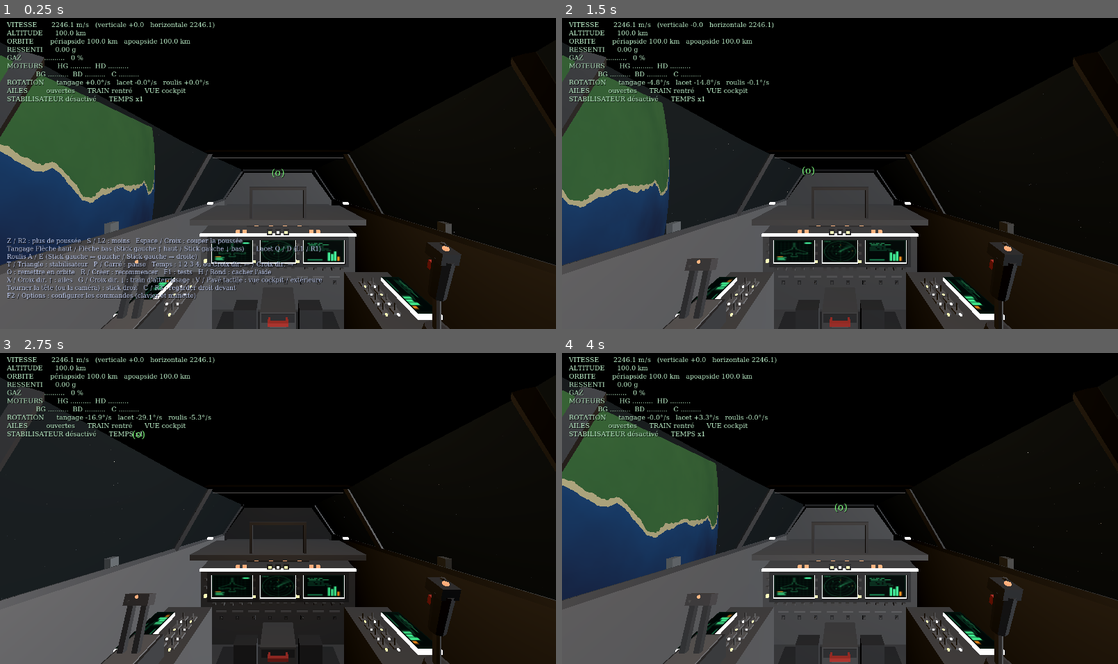
Above: before the commit, frames 1-4 (two rows, left to right).
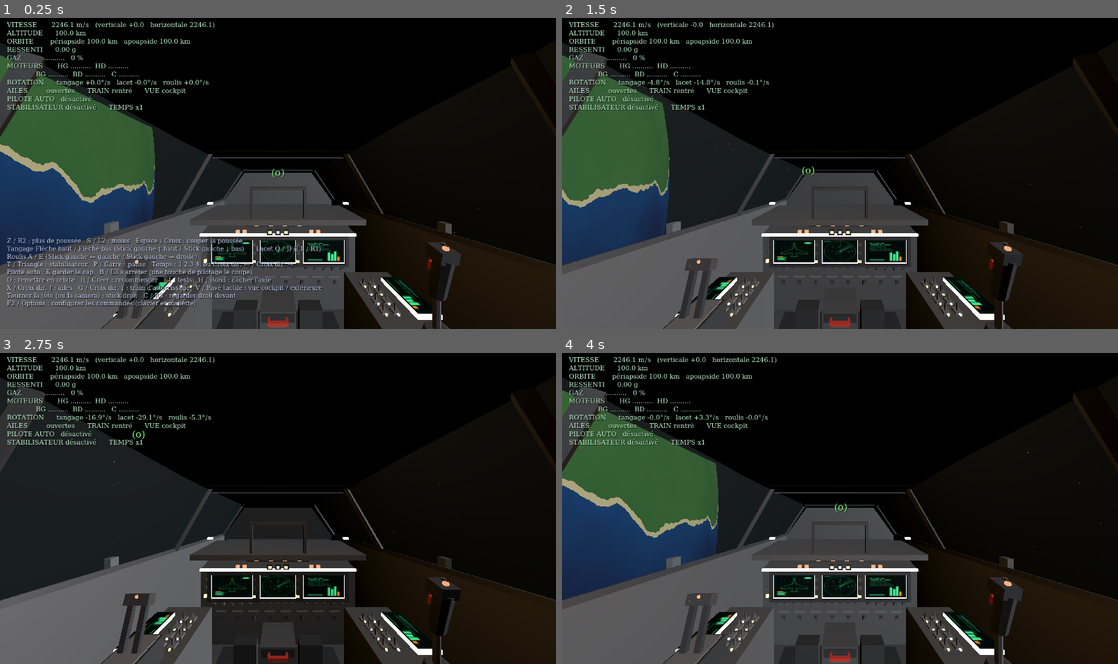
Above: after the commit, the same moments.

Repository: specialeclaudeia-beep/jeu-spatial
Game: Godot game, scene res://scenes/jeu.tscn
Same seed, same stepped clock (60 frames per second), same inputs: the game is played once before the commit and once after it.
Inputs (mouse positions are in pixels of both pictures, inside the frame that each line leads up to):
- Up to frame 1 (0.25 s): no input
- Up to frame 2 (1.5 s): tap Enter at 0.5 s; move the mouse to (962, 157) at 0.52 s; hold D (lacet_droite) 0.53-1.28 s; tap H (aide) at 0.6 s; click (962, 157) at 0.67 s; tap Space (couper_gaz) at 0.8, 1.35 s; move the mouse to (728, 189) at 1.27 s; hold Down (tangage_bas) from 1.28 s (still down)
- Up to frame 3 (2.75 s): tap S (gaz_moins) at 1.55 s; move the mouse to (333, 440) at 2.02 s; release Down (tangage_bas) at 2.03 s; hold D (lacet_droite) from 2.03 s (still down); hold S (gaz_moins) from 2.03 s (still down); tap Z (gaz_plus) at 2.3 s
- Up to frame 4 (4 s): move the mouse to (812, 570) at 2.77 s; release D (lacet_droite) at 2.78 s; release S (gaz_moins) at 2.78 s; hold Up (tangage_haut) 2.78-3.53 s; tap Z (gaz_plus) at 2.85 s; click (812, 570) at 2.92 s; tap R (recommencer) at 3.05, 3.6 s; move the mouse to (1006, 555) at 3.52 s; hold Q (lacet_gauche) from 3.53 s (still down); tap O (remettre_orbite) at 3.8 s

The runs differ from the first frame. In frame 1, 2.7% of the frame differs, in the area x 1-58%, y 25-94%; in frame 2, 0.5%; in frame 3, 0.4%; in frame 4, 0.5%.

Commit message:
Ordinateur de bord, étape 1 : garder le cap et s'arrêter (pilote automatique)
Commande de côté ajoutée à commander() ; pilote auto dans pilote_auto.gd ;
touches K et B ; tests 27-31 (31/31).

Co-Authored-By: Claude Opus 5.5 <noreply@anthropic.com>
Claude-Session: https://claude.ai/code/session_01XDnwbjjQGKYjrTRKpnxXwn

Diff:
--- a/scripts/commandes.gd
+++ b/scripts/commandes.gd
@@ -35,6 +35,8 @@
 	["roulis_gauche", "Roulis : pencher à gauche", "l:65", "a:0:-1"], # A, stick gauche gauche
 	["roulis_droite", "Roulis : pencher à droite", "l:69", "a:0:1"],  # E, stick gauche droite
 	["stabilisateur", "Stabilisateur de rotation", "l:84", "b:3"],   # T, Triangle
+	["pilote_cap", "Pilote auto : garder le cap", "l:75", ""],        # K
+	["pilote_arret", "Pilote auto : s'arrêter", "l:66", "b:7"],       # B, L3
 	["ailes", "Ouvrir / replier les ailes", "l:88", "b:11"],         # X, croix directionnelle haut
 	["train", "Sortir / rentrer le train", "l:71", "b:12"],          # G, croix directionnelle bas
 	["vue", "Vue cockpit / extérieure", "l:86", "b:20"],             # V, pavé tactile
--- a/scripts/jeu.gd
+++ b/scripts/jeu.gd
@@ -10,6 +10,7 @@
 const VaisseauPhysique = preload("res://scripts/physique/vaisseau_physique.gd")
 const Commandes = preload("res://scripts/commandes.gd")
 const EcranTouches = preload("res://scripts/ecran_touches.gd")
+const PiloteAuto = preload("res://scripts/physique/pilote_auto.gd")
 
 # =====================================================================
 # CONSTANTES
@@ -42,6 +43,8 @@
 var vaisseau
 var gaz := 0.0
 var stabilisateur := false
+var ordinateur = PiloteAuto.new()        # ordinateur de bord (pilote automatique)
+var force_cote := Vector3.ZERO       # force de côté demandée par le pilote auto (N)
 var en_pause := false
 var acc_temps := 1
 var aide_visible := true
@@ -261,6 +264,7 @@
 		+ "Tangage %s      Lacet %s\n" % [_paire("tangage_haut", "tangage_bas"), _paire("lacet_gauche", "lacet_droite")]
 		+ "Roulis %s\n" % _paire("roulis_gauche", "roulis_droite")
 		+ "%s : stabilisateur   %s : pause   Temps : %s %s %s %s, ou %s / %s\n" % [c.resume("stabilisateur"), c.resume("pause"), c.resume("temps_x1"), c.resume("temps_x10"), c.resume("temps_x100"), c.resume("temps_x1000"), c.resume("temps_moins"), c.resume("temps_plus")]
+		+ "Pilote auto : %s garder le cap   %s s'arrêter (une touche de pilotage le coupe)\n" % [c.resume("pilote_cap"), c.resume("pilote_arret")]
 		+ "%s : remettre en orbite   %s : recommencer   %s : tests   %s : cacher l'aide\n" % [c.resume("remettre_orbite"), c.resume("recommencer"), c.resume("tests"), c.resume("aide")]
 		+ "%s : ailes   %s : train d'atterrissage   %s : vue cockpit / extérieure\n" % [c.resume("ailes"), c.resume("train"), c.resume("vue")]
 		+ "Tourner la tête (ou la caméra) : %s   %s : regarder droit devant\n" % [_aide_tete(), c.resume("regard_centre")]
@@ -309,8 +313,14 @@
 		acc_temps = ACCELERATIONS_TEMPS[mini(ACCELERATIONS_TEMPS.find(acc_temps) + 1, ACCELERATIONS_TEMPS.size() - 1)]
 	if Input.is_action_just_pressed("temps_moins"):
 		acc_temps = ACCELERATIONS_TEMPS[maxi(ACCELERATIONS_TEMPS.find(acc_temps) - 1, 0)]
-	if Input.is_action_just_pressed("couper_gaz"): gaz = 0.0
+	if Input.is_action_just_pressed("couper_gaz"):
+		gaz = 0.0
+		ordinateur.activer(PiloteAuto.AUCUN, vaisseau)
 	if Input.is_action_just_pressed("stabilisateur"): stabilisateur = not stabilisateur
+	if Input.is_action_just_pressed("pilote_cap"):
+		ordinateur.activer(PiloteAuto.AUCUN if ordinateur.mode == PiloteAuto.CAP else PiloteAuto.CAP, vaisseau)
+	if Input.is_action_just_pressed("pilote_arret"):
+		ordinateur.activer(PiloteAuto.AUCUN if ordinateur.mode == PiloteAuto.ARRET else PiloteAuto.ARRET, vaisseau)
 	if Input.is_action_just_pressed("ailes"): vaisseau.ouvrir_ailes(vaisseau.ailes_consigne < 0.5)
 	if Input.is_action_just_pressed("train"): vaisseau.sortir_train(vaisseau.train_consigne < 0.5)
 	if Input.is_action_just_pressed("vue"):
@@ -321,6 +331,7 @@
 		aide_visible = not aide_visible
 		aide.visible = aide_visible
 	if Input.is_action_just_pressed("recommencer") or Input.is_action_just_pressed("remettre_orbite"):
+		ordinateur.activer(PiloteAuto.AUCUN, vaisseau)
 		gaz = 0.0
 		acc_temps = 1
 		vaisseau.placer_en_orbite(ALTITUDE_DEPART)
@@ -375,6 +386,17 @@
 	# la poussée monte ou descend d'autant plus vite qu'on appuie fort (Z / S ou gâchettes R2 / L2)
 	gaz += 0.5 * delta * (Input.get_action_strength("gaz_plus") - Input.get_action_strength("gaz_moins"))
 	gaz = clampf(gaz, 0.0, 1.0)
+	force_cote = Vector3.ZERO
+	# Pilote automatique : dès que le joueur touche aux commandes, il reprend la main.
+	if ordinateur.mode != PiloteAuto.AUCUN:
+		if t != 0.0 or l != 0.0 or r != 0.0 or Input.is_action_pressed("gaz_plus") or Input.is_action_pressed("gaz_moins"):
+			ordinateur.activer(PiloteAuto.AUCUN, vaisseau)
+		else:
+			ordinateur.calculer(vaisseau, PAS * acc_temps)
+			gaz = ordinateur.gaz
+			force_cote = ordinateur.force_cote
+			ordres = ordinateur.ordres
+			return
 	# Stabilisateur : sur chaque axe non commandé, il allume les propulseurs qui freinent la rotation.
 	# Il n'agit QUE par les propulseurs (aucune rotation imposée directement).
 	# En temps accéléré, l'ordre dure plus longtemps (PAS × acc_temps) : le stabilisateur en tient compte.
@@ -392,7 +414,7 @@
 	if en_pause or vaisseau.ecrase or ecran_touches != null:
 		return
 	_lire_ordres(delta)
-	vaisseau.commander(gaz, ordres.x, ordres.y, ordres.z)
+	vaisseau.commander(gaz, ordres.x, ordres.y, ordres.z, force_cote)
 	if acc_temps == 1:
 		vaisseau.pas(PAS)
 	else:
@@ -521,6 +543,7 @@
 	lignes.append("ROTATION      tangage %+.1f°/s   lacet %+.1f°/s   roulis %+.1f°/s" % [w.x, w.y, w.z])
 	lignes.append("AILES         %s      TRAIN %s      VUE %s" % [_etat(vaisseau.ailes, vaisseau.ailes_consigne, "ouvertes", "repliées"),
 		_etat(vaisseau.train, vaisseau.train_consigne, "sorti", "rentré"), "cockpit" if vue_interieure else "extérieure"])
+	lignes.append("PILOTE AUTO   %s" % ordinateur.nom_mode())
 	lignes.append("STABILISATEUR %s      TEMPS x%d%s" % ["activé" if stabilisateur else "désactivé", acc_temps, "   (PAUSE)" if en_pause else ""])
 	hud.text = "\n".join(lignes)
 	if vaisseau.ecrase:
--- /dev/null
+++ b/scripts/physique/pilote_auto.gd
@@ -0,0 +1,130 @@
+extends RefCounted
+## Ordinateur de bord : pilote automatique (étape 1 : garder le cap, s'arrêter).
+##
+## Aucune physique magique : le pilote ne touche jamais à la position, à la vitesse ou à la
+## rotation du vaisseau. Il calcule seulement les mêmes ordres qu'un pilote humain (gaz, tangage,
+## lacet, roulis) et une force de côté, puis le calcul automatique des poussées les répartit
+## entre les vrais moteurs et propulseurs.
+##
+## Modes :
+##   AUCUN  : le joueur pilote.
+##   CAP    : garde le nez pointé dans la direction qu'il avait à l'activation (roulis compris).
+##   ARRET  : annule la vitesse par rapport à la planète. Près d'une planète, il compense aussi la
+##            gravité : le vaisseau finit en vol stationnaire, nez vers le haut, sur ses moteurs.
+
+enum { AUCUN, CAP, ARRET }
+
+const ACC_MAX := 3.0 * 9.80665   # m/s² : le pilote ne pousse pas plus fort que 3 g (confort)
+const TEMPS_ARRET := 3.0         # s : sans limite, la vitesse serait divisée par e toutes les 3 s
+const VITESSE_ARRETE := 0.05     # m/s : en dessous, dans le vide, on considère le vaisseau arrêté
+const GAIN_ANGLE := 1.5          # rad/s de rotation voulus par radian d'écart (près du but)
+const MARGE_FREIN := 0.6         # on ne compte que sur 60 % de la rotation maximale pour freiner
+const TEMPS_REPONSE := 0.25      # s : temps pour corriger la vitesse de rotation
+const FORCE_COTE_MAX := 10000.0  # N : ce que les petits propulseurs donnent de côté sans peiner
+const ANGLE_POUSSEE := 0.5       # rad (~30°) : au-delà de cet écart, les moteurs restent coupés
+
+var mode := AUCUN
+var cible := Quaternion.IDENTITY   # orientation à garder (mode CAP)
+var gaz := 0.0
+var ordres := Vector3.ZERO         # tangage, lacet, roulis (-1..1)
+var force_cote := Vector3.ZERO     # N, repère du vaisseau
+var arrete := false                # mode ARRET : vitesse annulée
+
+
+func activer(m: int, v) -> void:
+	mode = m
+	cible = v.orientation
+	arrete = false
+	gaz = 0.0
+	ordres = Vector3.ZERO
+	force_cote = Vector3.ZERO
+
+
+func nom_mode() -> String:
+	match mode:
+		CAP: return "garder le cap"
+		ARRET: return "vaisseau arrêté" if arrete else "s'arrêter"
+	return "désactivé"
+
+
+## Calcule les ordres pour la prochaine image. duree_s = durée pendant laquelle l'ordre restera
+## le même (une image, plus longue en temps accéléré).
+func calculer(v, duree_s: float) -> void:
+	gaz = 0.0
+	force_cote = Vector3.ZERO
+	match mode:
+		CAP:
+			ordres = _ordres_orientation(v, cible, duree_s)
+		ARRET:
+			_calculer_arret(v, duree_s)
+		_:
+			ordres = Vector3.ZERO
+
+
+func _calculer_arret(v, duree_s: float) -> void:
+	var vit := Vector3(v.vx, v.vy, v.vz)
+	var g_arr: Array = v.gravite(v.px, v.py, v.pz) if v.gm > 0.0 else [0.0, 0.0, 0.0]
+	var g := Vector3(g_arr[0], g_arr[1], g_arr[2])
+	if v.au_sol:
+		arrete = true
+		ordres = v.ordres_stabilisateur(duree_s)
+		return
+	if g.length() < 1e-6 and vit.length() < VITESSE_ARRETE:
+		# dans le vide : arrêté. On garde l'orientation actuelle sans pousser.
+		if not arrete:
+			cible = v.orientation
+		arrete = true
+		ordres = _ordres_orientation(v, cible, duree_s)
+		return
+	arrete = vit.length() < VITESSE_ARRETE
+	# accélération voulue : freiner la vitesse, et compenser la gravité
+	var a := -vit / TEMPS_ARRET - g
+	if a.length() > ACC_MAX:
+		a = a.normalized() * ACC_MAX
+	# les moteurs poussent vers le nez (-Z) : on tourne le nez dans la direction de « a »,
+	# par le plus court chemin (le roulis n'est pas imposé)
+	var base := Basis(v.orientation)
+	var nez: Vector3 = -base.z
+	if a.length() > 1e-6:
+		var dir := a.normalized()
+		var axe := nez.cross(dir)
+		var angle := nez.angle_to(dir)
+		if axe.length() > 1e-9 and angle > 1e-9:
+			cible = (Quaternion(axe.normalized(), angle) * v.orientation).normalized()
+		elif angle > PI - 1e-3:   # exactement à l'opposé : on bascule par le tangage
+			cible = (Quaternion(base.x, PI) * v.orientation).normalized()
+		else:
+			cible = v.orientation
+		ordres = _ordres_orientation(v, cible, duree_s)
+		# poussée : seulement quand le nez est à peu près dans la bonne direction
+		var ecart := nez.angle_to(dir)
+		var alignement := clampf(1.0 - ecart / ANGLE_POUSSEE, 0.0, 1.0)
+		var a_nez := a.dot(nez)
+		gaz = clampf(a_nez * v.masse / v.poussee_avant_max, 0.0, 1.0) * alignement
+		# ce que les moteurs ne donnent pas de côté, les petits propulseurs le complètent
+		var reste: Vector3 = base.inverse() * (a * v.masse)
+		force_cote = Vector3(reste.x, reste.y, 0.0).limit_length(FORCE_COTE_MAX)
+	else:
+		ordres = _ordres_orientation(v, v.orientation, duree_s)
+
+
+## Ordres de rotation pour amener le vaisseau sur l'orientation « but ».
+## On choisit une vitesse de rotation voulue sur chaque axe : assez lente pour pouvoir freiner
+## à temps avec les propulseurs, puis on demande la rotation qui y mène.
+func _ordres_orientation(v, but: Quaternion, duree_s: float) -> Vector3:
+	var q: Quaternion = v.orientation.inverse() * but
+	if q.w < 0.0:
+		q = -q
+	var e := Vector3.ZERO   # écart d'angle (rad), repère du vaisseau
+	var s := sqrt(maxf(0.0, 1.0 - q.w * q.w))
+	if s > 1e-9:
+		e = Vector3(q.x, q.y, q.z) / s * (2.0 * acos(clampf(q.w, -1.0, 1.0)))
+	var o := Vector3.ZERO
+	for k in 3:
+		var acc_max: float = v.couple_max[k] / v.inertie[k]   # rad/s² avec l'ordre 1
+		if acc_max <= 0.0:
+			continue
+		var w_voulu := signf(e[k]) * minf(GAIN_ANGLE * absf(e[k]), sqrt(2.0 * MARGE_FREIN * acc_max * absf(e[k])))
+		var t := maxf(TEMPS_REPONSE, 2.0 * duree_s)
+		o[k] = clampf((w_voulu - v.omega[k]) / (acc_max * t), -1.0, 1.0)
+	return o
--- a/scripts/physique/vaisseau_physique.gd
+++ b/scripts/physique/vaisseau_physique.gd
@@ -230,10 +230,13 @@
 		_niveaux[i] = 0.0
 
 
-func commander(gaz: float, tangage: float, lacet: float, roulis: float) -> void:
+## force_cote : force voulue en plus (newtons, repère du vaisseau) pour pousser de côté (x),
+## vers le haut ou le bas (y). Les petits propulseurs la donnent, sans faire tourner le vaisseau.
+## Sert au pilote automatique. Si elle dépasse ce que les propulseurs peuvent, on fait au mieux.
+func commander(gaz: float, tangage: float, lacet: float, roulis: float, force_cote := Vector3.ZERO) -> void:
 	gaz = clampf(gaz, 0.0, 1.0)
 	# objectif, dans la même échelle que les colonnes
-	var but := PackedFloat64Array([0.0, 0.0, -gaz * poussee_avant_max / _echelle_force,
+	var but := PackedFloat64Array([force_cote.x / _echelle_force, force_cote.y / _echelle_force, -gaz * poussee_avant_max / _echelle_force,
 		POIDS_ROTATION * clampf(tangage, -1.0, 1.0),
 		POIDS_ROTATION * clampf(lacet, -1.0, 1.0),
 		POIDS_ROTATION * clampf(roulis, -1.0, 1.0)])
--- a/scripts/tests_physique.gd
+++ b/scripts/tests_physique.gd
@@ -4,6 +4,7 @@
 
 const VaisseauPhysique = preload("res://scripts/physique/vaisseau_physique.gd")
 const Commandes = preload("res://scripts/commandes.gd")
+const PiloteAuto = preload("res://scripts/physique/pilote_auto.gd")
 const R := 600000.0
 const GM := 9.81 * 600000.0 * 600000.0
 
@@ -275,6 +276,7 @@
 	_tests_position_valide()
 	_tests_commandes()
 	_tests_modele_v12()
+	_tests_pilote_auto()
 
 	var duree := (Time.get_ticks_msec() - debut) / 1000.0
 	var couleur := "#5fe08a" if reussis == total else "#ffcc55"
@@ -539,3 +541,104 @@
 	c = Commandes.new()
 	c.charger()
 	c.appliquer()
+
+
+# =====================================================================
+# TESTS : ORDINATEUR DE BORD (pilote automatique, étape 1)
+# =====================================================================
+## Une image du jeu avec le pilote auto : il calcule ses ordres, le vaisseau les exécute.
+func _image_pilote(v, p, acc: int) -> void:
+	p.calculer(v, acc / 120.0)
+	v.commander(p.gaz, p.ordres.x, p.ordres.y, p.ordres.z, p.force_cote)
+	var n: int = mini(acc, 25)
+	for i in n:
+		v.pas(acc / 120.0 / n)
+
+
+func _ecart_angle(a: Quaternion, b: Quaternion) -> float:
+	return rad_to_deg(a.angle_to(b))
+
+
+func _tests_pilote_auto() -> void:
+	# 27. Commande « pousser de côté » : les petits propulseurs donnent la force sans tourner
+	var v = _nouveau(false)
+	v.commander(0.0, 0.0, 0.0, 0.0, Vector3(8000.0, 20000.0, 0.0))
+	var e: Array = v.effet_propulseurs()
+	var f: Vector3 = e[0]
+	var c: Vector3 = e[1]
+	var ok: bool = absf(f.x - 8000.0) < 400.0 and absf(f.y - 20000.0) < 1000.0 and c.length() < 0.05 * v.couple_max.x
+	_resultat(ok, "Commande de côté (pour le pilote auto)",
+		"Demandé 8 kN à droite et 20 kN vers le haut : obtenu %.1f kN et %.1f kN, rotation parasite %.0f N·m (%.1f %% du maximum, le pilote auto la corrige)." % [f.x / 1000.0, f.y / 1000.0, c.length(), 100.0 * c.length() / v.couple_max.x])
+
+	# 28. Garder le cap : le vaisseau tourne vite dans tous les sens, le pilote revient à la
+	#     direction gardée et s'y arrête, rien qu'avec les propulseurs
+	v = _nouveau(false)
+	var p = PiloteAuto.new()
+	p.activer(PiloteAuto.CAP, v)
+	var garde: Quaternion = v.orientation
+	v.omega = Vector3(0.3, -0.25, 0.6)
+	for i in 120 * 60:
+		_image_pilote(v, p, 1)
+	var ecart: float = _ecart_angle(v.orientation, garde)
+	_resultat(ecart < 0.2 and v.omega.length() < 1e-3,
+		"Pilote auto : garder le cap",
+		"Lancé en rotation à %.0f°/s : après 60 s, écart %.3f° avec le cap gardé, rotation %.4f°/s." % [rad_to_deg(Vector3(0.3, -0.25, 0.6).length()), ecart, rad_to_deg(v.omega.length())])
+
+	# 29. Garder le cap en orbite pendant 20 minutes (le gradient de gravité tire dessus),
+	#     en temps accéléré x10
+	v = _nouveau(true)
+	v.placer_en_orbite(100000.0)
+	p = PiloteAuto.new()
+	p.activer(PiloteAuto.CAP, v)
+	garde = v.orientation
+	var pire := 0.0
+	for i in 12 * 60 * 20:
+		_image_pilote(v, p, 10)
+		pire = maxf(pire, _ecart_angle(v.orientation, garde))
+	_resultat(pire < 0.5 and _valide(v), "Pilote auto : garder le cap en orbite (x10)",
+		"20 min en orbite à 100 km : plus grand écart %.3f° (attendu < 0,5°)." % pire)
+
+	# 30. S'arrêter dans le vide : vitesse et orientation au hasard au départ
+	var hasard := RandomNumberGenerator.new()
+	hasard.seed = 7
+	var pire_v := 0.0
+	var pire_t := 0.0
+	var pire_g := 0.0
+	for essai in 5:
+		v = _nouveau(false)
+		v.vx = hasard.randf_range(-300.0, 300.0)
+		v.vy = hasard.randf_range(-300.0, 300.0)
+		v.vz = hasard.randf_range(-300.0, 300.0)
+		v.orientation = Quaternion(Vector3(hasard.randf(), hasard.randf(), hasard.randf()).normalized(), hasard.randf_range(0.0, TAU))
+		p = PiloteAuto.new()
+		p.activer(PiloteAuto.ARRET, v)
+		var t := 0.0
+		while t < 300.0 and not p.arrete:
+			_image_pilote(v, p, 1)
+			t += 1.0 / 120.0
+			pire_g = maxf(pire_g, v.acceleration_ressentie.length() / VaisseauPhysique.G0)
+		pire_v = maxf(pire_v, v.vitesse())
+		pire_t = maxf(pire_t, t)
+	_resultat(pire_v < 0.06 and pire_g < 3.05, "Pilote auto : s'arrêter dans le vide",
+		"5 départs au hasard (jusqu'à 520 m/s) : arrêté en %.0f s au plus, vitesse restante %.3f m/s, au plus %.2f g ressentis (limite 3 g)." % [pire_t, pire_v, pire_g])
+
+	# 31. S'arrêter près de la planète : le vaisseau finit en vol stationnaire, sans tomber
+	v = _nouveau(true)
+	v.px = 0.0
+	v.py = R + 5000.0
+	v.pz = 0.0
+	v.vx = 150.0
+	v.vy = -60.0
+	p = PiloteAuto.new()
+	p.activer(PiloteAuto.ARRET, v)
+	var alt_min := INF
+	for i in 120 * 180:
+		_image_pilote(v, p, 1)
+		alt_min = minf(alt_min, v.altitude())
+	var alt_fin: float = v.altitude()
+	for i in 120 * 20:
+		_image_pilote(v, p, 1)
+	var derive: float = absf(v.altitude() - alt_fin)
+	_resultat(v.vitesse() < 0.1 and alt_min > 3000.0 and derive < 1.0 and not v.au_sol,
+		"Pilote auto : s'arrêter près de la planète",
+		"Parti à 5 km d'altitude à 160 m/s : plus bas %.0f m, puis immobile (%.3f m/s, %.2f m de dérive en 20 s) sur ses moteurs." % [alt_min, v.vitesse(), derive])
Not shown, added: scripts/commandes.gd.uid
Not shown, added: scripts/ecran_touches.gd.uid
Not shown, added: scripts/jeu.gd.uid
Not shown, added: scripts/physique/pilote_auto.gd.uid
Not shown, added: scripts/physique/vaisseau_physique.gd.uid
Not shown, added: scripts/tests_physique.gd.uid
